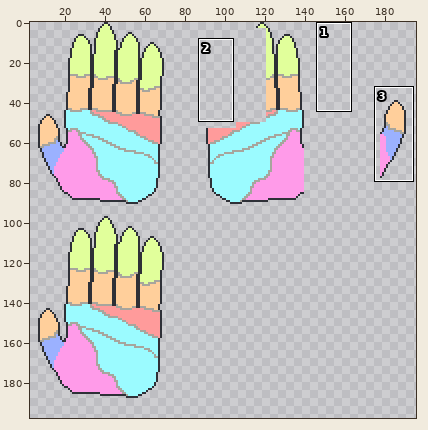
Pixel-art file -- assests/Enemy/finalBoss/animationTries.aseprite. Above, an overview of the earlier version with the close-up marked.
Close-up. As it was:
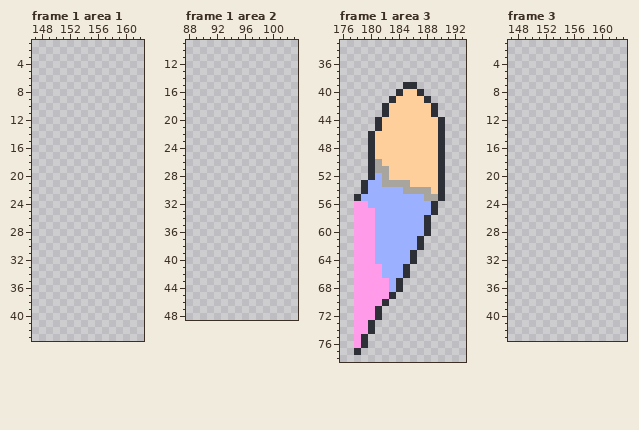
256x256 pixels, 6 frames. Shown: frame 1 area 1: x 147..162, y 1..43; frame 1 area 2: x 88..103, y 9..48; frame 1 area 3: x 176..193, y 33..78; frame 3: x 147..163, y 1..43. The wide view leaves out empty margins. The commit also changed other frames or places, which this record leaves out.
After:
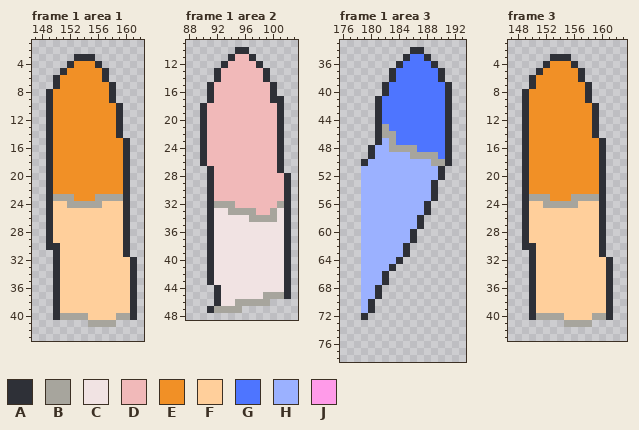
Palette (. is transparent): A #2e3037  B #a7a59d  C #f1e3e3  D #f1b9b9  E #f19026  F #ffcf9b  G #4e75ff  H #9bb1ff  J #ff9be9
Edits made:
--- frame 1 area 1, layer "Index"
@@ x 147..162 @@
  2 ................
- 3 ................
- 4 ................
- 5 ................
- 6 ................
- 7 ................
- 8 ................
- 9 ................
-10 ................
-11 ................
-12 ................
-13 ................
-14 ................
-15 ................
-16 ................
-17 ................
-18 ................
-19 ................
-20 ................
-21 ................
-22 ................
-23 ................
-24 ................
-25 ................
-26 ................
-27 ................
-28 ................
-29 ................
-30 ................
-31 ................
-32 ................
-33 ................
-34 ................
-35 ................
-36 ................
-37 ................
-38 ................
-39 ................
-40 ................
-41 ................
+ 3 ......AAA.......
+ 4 .....AEEEA......
+ 5 ....AEEEEEA.....
+ 6 ...AEEEEEEA.....
+ 7 ...AEEEEEEEA....
+ 8 ..AEEEEEEEEA....
+ 9 ..AEEEEEEEEA....
+10 ..AEEEEEEEEEA...
+11 ..AEEEEEEEEEA...
+12 ..AEEEEEEEEEA...
+13 ..AEEEEEEEEEA...
+14 ..AEEEEEEEEEA...
+15 ..AEEEEEEEEEEA..
+16 ..AEEEEEEEEEEA..
+17 ..AEEEEEEEEEEA..
+18 ..AEEEEEEEEEEA..
+19 ..AEEEEEEEEEEA..
+20 ..AEEEEEEEEEEA..
+21 ..AEEEEEEEEEEA..
+22 ..AEEEEEEEEEEA..
+23 ..ABBBEEEBBBBA..
+24 ..AFFBBBBBFFFA..
+25 ..AFFFFFFFFFFA..
+26 ..AFFFFFFFFFFA..
+27 ..AFFFFFFFFFFA..
+28 ..AFFFFFFFFFFA..
+29 ..AFFFFFFFFFFA..
+30 ..AAFFFFFFFFFA..
+31 ...AFFFFFFFFFA..
+32 ...AFFFFFFFFFFA.
+33 ...AFFFFFFFFFFA.
+34 ...AFFFFFFFFFFA.
+35 ...AFFFFFFFFFFA.
+36 ...AFFFFFFFFFFA.
+37 ...AFFFFFFFFFFA.
+38 ...AFFFFFFFFFFA.
+39 ...AFFFFFFFFFFA.
+40 ...ABBBBFFFFBBA.
+41 ........BBBB....
 42 ................
--- frame 1 area 2, layers "Pinky", "Third"
@@ x 88..103 @@
  9 ................
-10 ................
-11 ................
-12 ................
-13 ................
-14 ................
-15 ................
-16 ................
-17 ................
-18 ................
-19 ................
-20 ................
-21 ................
-22 ................
-23 ................
-24 ................
-25 ................
-26 ................
-27 ................
-28 ................
-29 ................
-30 ................
-31 ................
-32 ................
-33 ................
-34 ................
-35 ................
-36 ................
-37 ................
-38 ................
-39 ................
-40 ................
-41 ................
-42 ................
-43 ................
-44 ................
-45 ................
-46 ................
-47 ................
+10 .......AA.......
+11 ......ADDA......
+12 .....ADDDDA.....
+13 ....ADDDDDDA....
+14 ....ADDDDDDA....
+15 ...ADDDDDDDDA...
+16 ...ADDDDDDDDA...
+17 ...ADDDDDDDDAA..
+18 ..ADDDDDDDDDDA..
+19 ..ADDDDDDDDDDA..
+20 ..ADDDDDDDDDDA..
+21 ..ADDDDDDDDDDA..
+22 ..ADDDDDDDDDDA..
+23 ..ADDDDDDDDDDA..
+24 ..ADDDDDDDDDDA..
+25 ..ADDDDDDDDDDA..
+26 ..ADDDDDDDDDDA..
+27 ...ADDDDDDDDDA..
+28 ...ADDDDDDDDDDA.
+29 ...ADDDDDDDDDDA.
+30 ...ADDDDDDDDDDA.
+31 ...ADDDDDDDDDDA.
+32 ...ABBBDDDDDDBA.
+33 ...ACCBBBBDDBCA.
+34 ...ACCCCCBBBBCA.
+35 ...ACCCCCCCCCCA.
+36 ...ACCCCCCCCCCA.
+37 ...ACCCCCCCCCCA.
+38 ...ACCCCCCCCCCA.
+39 ...ACCCCCCCCCCA.
+40 ...ACCCCCCCCCCA.
+41 ...ACCCCCCCCCCA.
+42 ...ACCCCCCCCCCA.
+43 ...ACCCCCCCCCCA.
+44 ....ACCCCCCCCCA.
+45 ....ACCCCCCBBBA.
+46 ....ACCBBBBB....
+47 ...ABBBB........
 48 ................
--- frame 1 area 3, layers "Thumb", "mainHandBody"
@@ x 176..193 @@
 33 ..................
-34 ..................
-35 ..................
-36 ..................
-37 ..................
-38 ..................
-39 .........AA.......
-40 ........AFFA......
-41 .......AFFFFA.....
-42 ......AFFFFFFA....
-43 ......AFFFFFFA....
-44 .....AFFFFFFFFA...
-45 .....AFFFFFFFFA...
-46 ....AFFFFFFFFFA...
-47 ....AFFFFFFFFFA...
-48 ....AFFFFFFFFFA...
-49 ....AFFFFFFFFFA...
-50 ....ABFFFFFFFFA...
-51 ....ABBFFFFFFFA...
-52 ....AHBFFFFFFFA...
-53 ...AHHBBBBFFFFA...
-54 ...AHHHHHBBBBFA...
-55 ..AHHHHHHHHHBBA...
-56 ..JJHHHHHHHHHA....
-57 ..JJJHHHHHHHHA....
-58 ..JJJHHHHHHHA.....
-59 ..JJJHHHHHHHA.....
-60 ..JJJHHHHHHHA.....
-61 ..JJJHHHHHHA......
-62 ..JJJHHHHHHA......
-63 ..JJJHHHHHA.......
-64 ..JJJHHHHHA.......
-65 ..JJJJHHHA........
-66 ..JJJJHHHA........
-67 ..JJJJJHA.........
-68 ..JJJJJHA.........
-69 ..JJJJJA..........
-70 ..JJJJA...........
-71 ..JJJA............
-72 ..JJJA............
-73 ..JJA.............
-74 ..JJA.............
-75 ..JA..............
-76 ..JA..............
-77 ..A...............
+34 ..........AA......
+35 .........AGGA.....
+36 ........AGGGGA....
+37 .......AGGGGGGA...
+38 .......AGGGGGGA...
+39 ......AGGGGGGGGA..
+40 ......AGGGGGGGGA..
+41 .....AGGGGGGGGGA..
+42 .....AGGGGGGGGGA..
+43 .....AGGGGGGGGGA..
+44 .....AGGGGGGGGGA..
+45 .....ABGGGGGGGGA..
+46 .....ABBGGGGGGGA..
+47 .....AHBGGGGGGGA..
+48 ....AHHBBBBGGGGA..
+49 ....AHHHHHBBBBGA..
+50 ...AHHHHHHHHHBBA..
+51 ...HHHHHHHHHHHA...
+52 ...HHHHHHHHHHHA...
+53 ...HHHHHHHHHHA....
+54 ...HHHHHHHHHHA....
+55 ...HHHHHHHHHHA....
+56 ...HHHHHHHHHA.....
+57 ...HHHHHHHHHA.....
+58 ...HHHHHHHHA......
+59 ...HHHHHHHHA......
+60 ...HHHHHHHA.......
+61 ...HHHHHHHA.......
+62 ...HHHHHHA........
+63 ...HHHHHHA........
+64 ...HHHHHA.........
+65 ...HHHHA..........
+66 ...HHHA...........
+67 ...HHHA...........
+68 ...HHA............
+69 ...HHA............
+70 ...HA.............
+71 ...HA.............
+72 ...A..............
+73 ..................
+74 ..................
+75 ..................
+76 ..................
+77 ..................
 78 ..................
--- frame 3, layer "Index"
@@ x 147..163 @@
  2 .................
- 3 .................
- 4 .................
- 5 .................
- 6 .................
- 7 .................
- 8 .................
- 9 .................
-10 .................
-11 .................
-12 .................
-13 .................
-14 .................
-15 .................
-16 .................
-17 .................
-18 .................
-19 .................
-20 .................
-21 .................
-22 .................
-23 .................
-24 .................
-25 .................
-26 .................
-27 .................
-28 .................
-29 .................
-30 .................
-31 .................
-32 .................
-33 .................
-34 .................
-35 .................
-36 .................
-37 .................
-38 .................
-39 .................
-40 .................
-41 .................
+ 3 ......AAA........
+ 4 .....AEEEA.......
+ 5 ....AEEEEEA......
+ 6 ...AEEEEEEA......
+ 7 ...AEEEEEEEA.....
+ 8 ..AEEEEEEEEA.....
+ 9 ..AEEEEEEEEA.....
+10 ..AEEEEEEEEEA....
+11 ..AEEEEEEEEEA....
+12 ..AEEEEEEEEEA....
+13 ..AEEEEEEEEEA....
+14 ..AEEEEEEEEEA....
+15 ..AEEEEEEEEEEA...
+16 ..AEEEEEEEEEEA...
+17 ..AEEEEEEEEEEA...
+18 ..AEEEEEEEEEEA...
+19 ..AEEEEEEEEEEA...
+20 ..AEEEEEEEEEEA...
+21 ..AEEEEEEEEEEA...
+22 ..AEEEEEEEEEEA...
+23 ..ABBBEEEBBBBA...
+24 ..AFFBBBBBFFFA...
+25 ..AFFFFFFFFFFA...
+26 ..AFFFFFFFFFFA...
+27 ..AFFFFFFFFFFA...
+28 ..AFFFFFFFFFFA...
+29 ..AFFFFFFFFFFA...
+30 ..AAFFFFFFFFFA...
+31 ...AFFFFFFFFFA...
+32 ...AFFFFFFFFFFA..
+33 ...AFFFFFFFFFFA..
+34 ...AFFFFFFFFFFA..
+35 ...AFFFFFFFFFFA..
+36 ...AFFFFFFFFFFA..
+37 ...AFFFFFFFFFFA..
+38 ...AFFFFFFFFFFA..
+39 ...AFFFFFFFFFFA..
+40 ...ABBBBFFFFBBA..
+41 ........BBBB.....
 42 .................
Where, in picture pixels (left, top, right, bottom), the same in both close-ups:
added: (46, 54, 137, 327)
added: (200, 47, 291, 313)
changed: (354, 47, 452, 355)
added: (522, 54, 613, 327)
